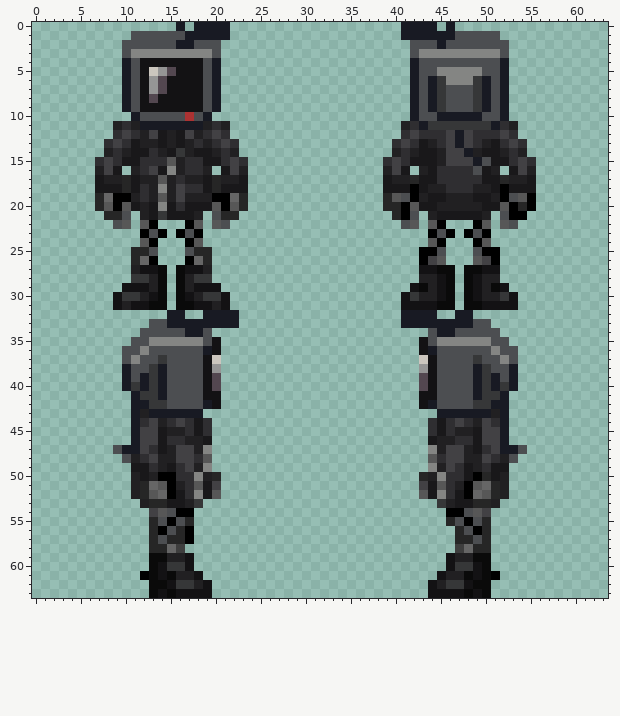
Two states of a pixel-art sprite, code/modules/unit_tests/screenshots/screenshot_humanoids__datum_species_ipc.png. Above, as it was before the edit.
The file is 64x64 pixels. Colours within 5 levels of each other are drawn and written as one.
The result:
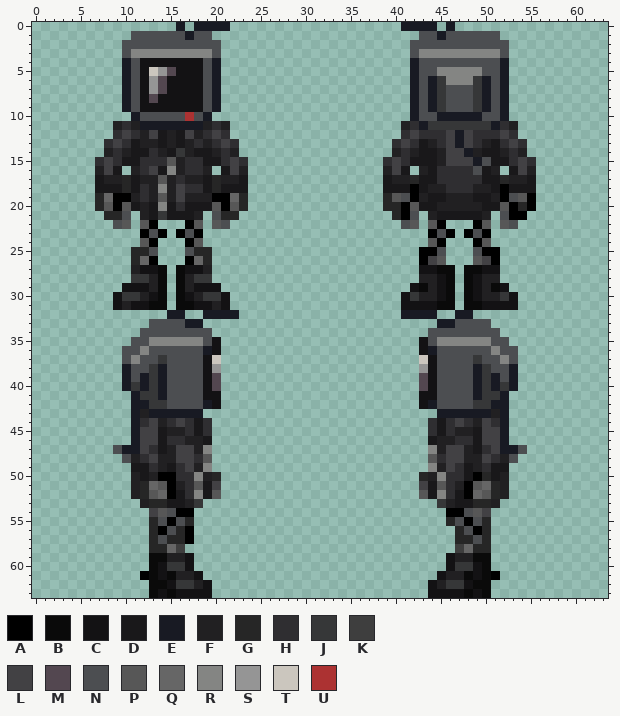
Palette (. is transparent): A #000000  B #0a0a0a  C #131214  D #19181a  E #181a23  F #212022  G #262626  H #2f2e31  J #363738  K #3e3e3e  L #424144  M #534750  N #4c4e51  P #575757  Q #666666  R #848583  S #959595  T #cbc6be  U #ac3232
The edit:
y 1: x 18..21 EEEE -> NN..; x 41..44 EEEE -> ..NN; x 46 E -> N
y 2: x 16..17 EE -> NN; x 45 E -> N
y 33: x 15..16 EE -> NN; x 19..22 EEEE -> ....; x 41..44 EEEE -> ....; x 47..48 EE -> NN
y 34: x 17..18 EE -> NN; x 45..46 EE -> NN
